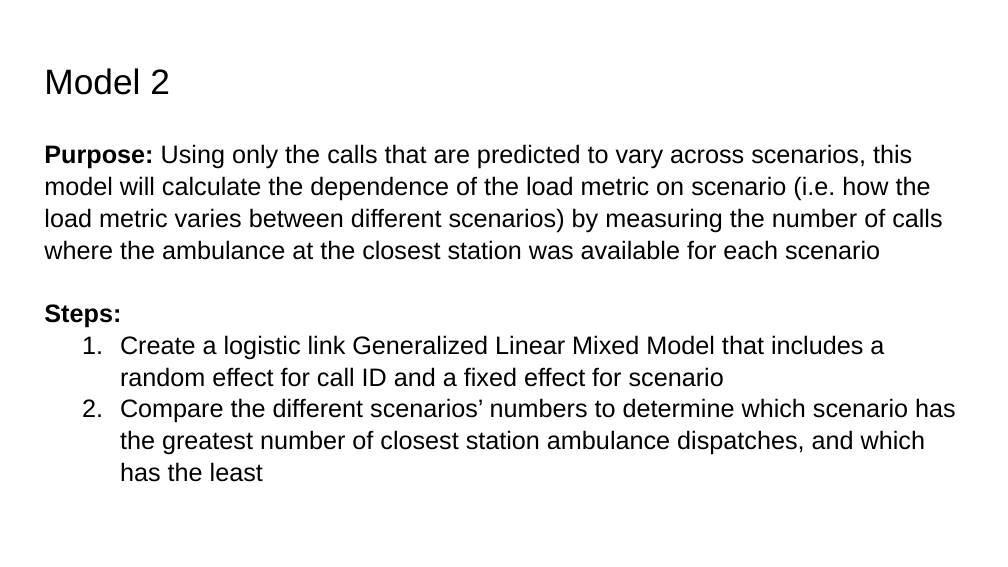
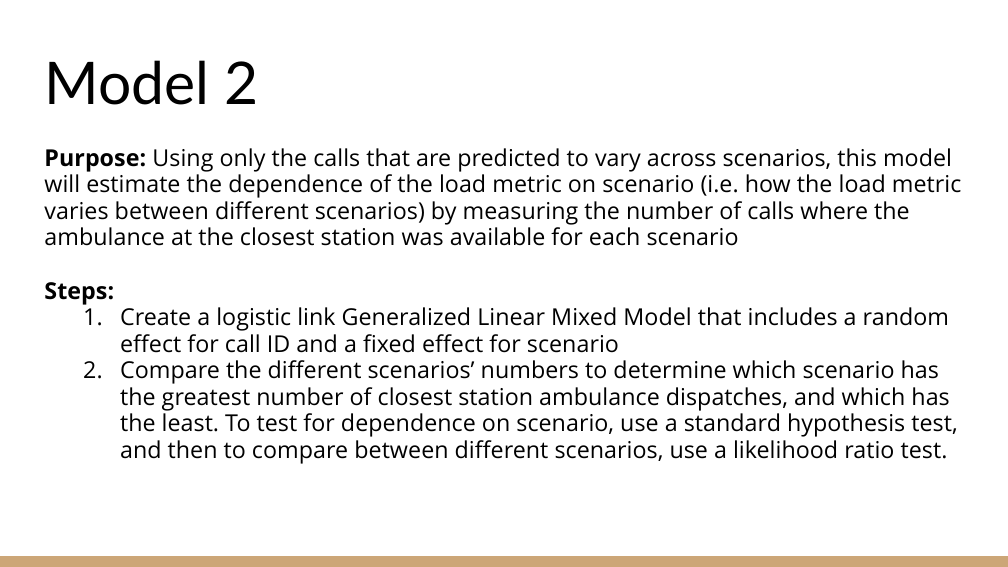
Before and after one commit to KenYe23/STA470S, a slide deck: slide 15 of EMS Stations Project/EMS_Station_Location.pptx (slide 17 before the commit). Drawn at 1008x567 pixels with LibreOffice and Linux fonts; fonts in the diff are those of the drawing. Boxes give left, top, right and bottom in pixels: in the first picture for what was removed or moved away, otherwise in the second. Text is boxed around its words. In the diff, an @@ line names an element or a change of style, - is before the commit and + after.

```diff
--- a/EMS Stations Project/EMS_Station_Location.pptx
+++ b/EMS Stations Project/EMS_Station_Location.pptx
@@ title "Model 2": place and size @@
-title "Model 2" at box(44, 68, 170, 95)
+title "Model 2" at box(44, 60, 258, 105)
@@ title "Model 2" at box(44, 60, 258, 105): size 25.2 to 42 pt, font Arial to Lato; vertical alignment top to bottom @@
@@ text at box(44, 148, 961, 246): text changed; size 18 to 16.6 pt; font Arial to Open Sans @@
-Purpose: Using only the calls that are predicted to vary across scenarios, this model will calculate the dependence of the load metric on scenario (i.e. how the load metric varies between different scenarios) by measuring the number of calls where the ambulance at the closest station was available for each scenario
+Purpose: Using only the calls that are predicted to vary across scenarios, this model will estimate the dependence of the load metric on scenario (i.e. how the load metric varies between different scenarios) by measuring the number of calls where the ambulance at the closest station was available for each scenario
@@ text at box(44, 282, 949, 353): size 18 to 16.6 pt, font Arial to Open Sans in "Steps:", "Create a logistic link Generalized Linear Mixed ..."; line spacing 1.05 to 0.95; indent changed @@
@@ text at box(120, 360, 957, 464): text changed; size 18 to 16.6 pt; font Arial to Open Sans @@
-2. Compare the different scenarios’ numbers to determine which scenario has the greatest number of closest station ambulance dispatches, and which has the least
+2. Compare the different scenarios’ numbers to determine which scenario has the greatest number of closest station ambulance dispatches, and which has the least. To test for dependence on scenario, use a standard hypothesis test, and then to compare between different scenarios, use a likelihood ratio test.
@@ rectangle added at box(0, 556, 1008, 567), fill #CCA677 @@
```
Also in this commit, not shown: 16 other slides changed, 2 slides added, 4 slides removed, 1 other file.
